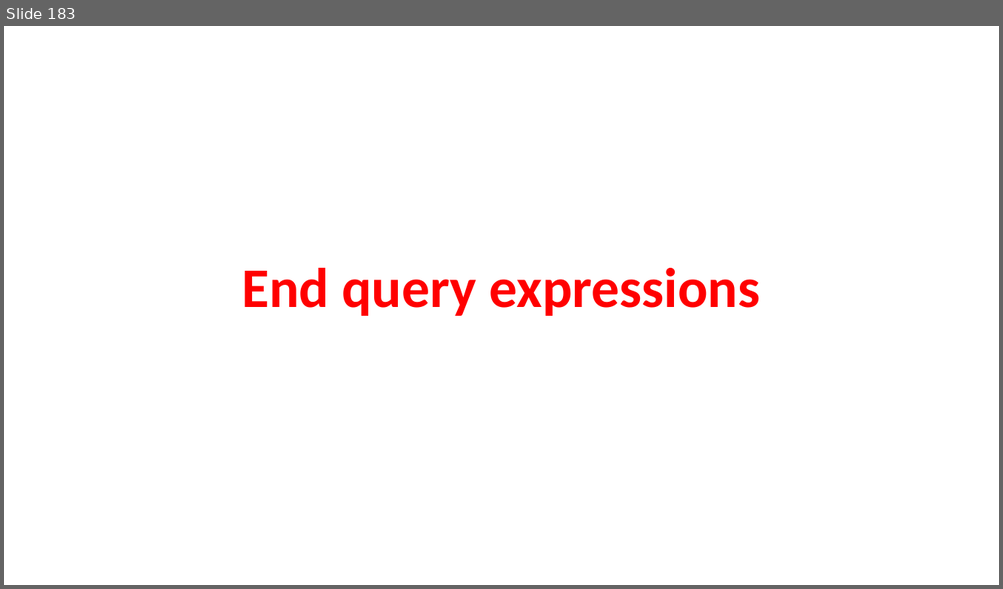
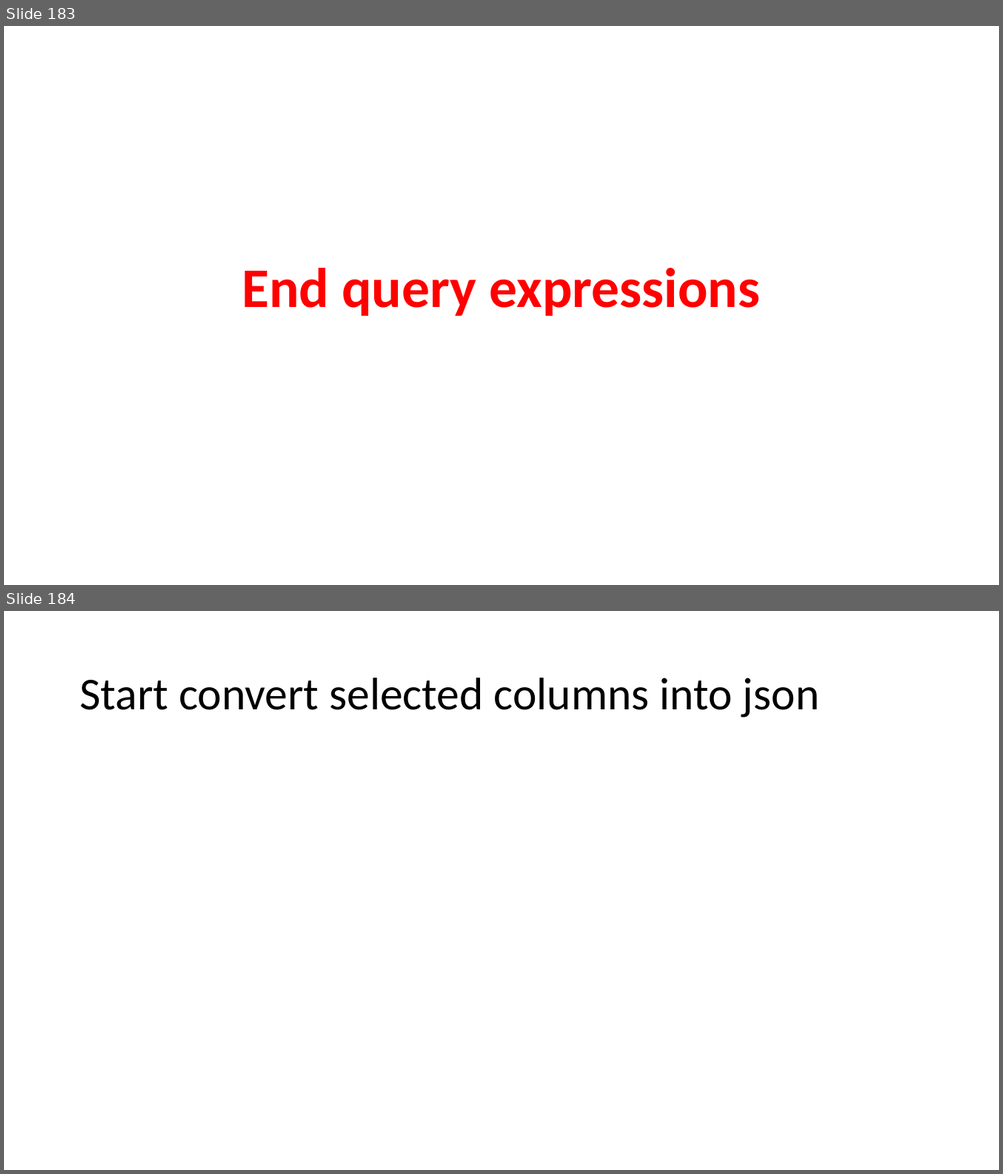
Before and after one commit to AhmedMohamedSamir1/Summary, a slide deck: Dot Net/2_DB.pptx. Shown one above the other, each under a label of ours: slide 183 before the commit, slides 183 and 184 after it. The pictures are 1003x589 and 1003x1174 pixels, drawn with LibreOffice and Linux fonts; fonts in the diff are those of the drawing. Boxes give left, top, right and bottom in pixels: in the first picture for what was removed or moved away, otherwise in the second. Text is boxed around its words. In the diff, an @@ line names an element or a change of style, - is before the commit and + after.

```diff
--- a/Dot Net/2_DB.pptx
+++ b/Dot Net/2_DB.pptx
@@ slide 184 added at [4,611,999,1170], background #FFFFFF @@
@@ title added at [79,678,819,718], 44 pt, text #000000 @@
+Start convert selected columns into json
```
Also in this commit, not shown: 2 other slides added, 10 other files.
